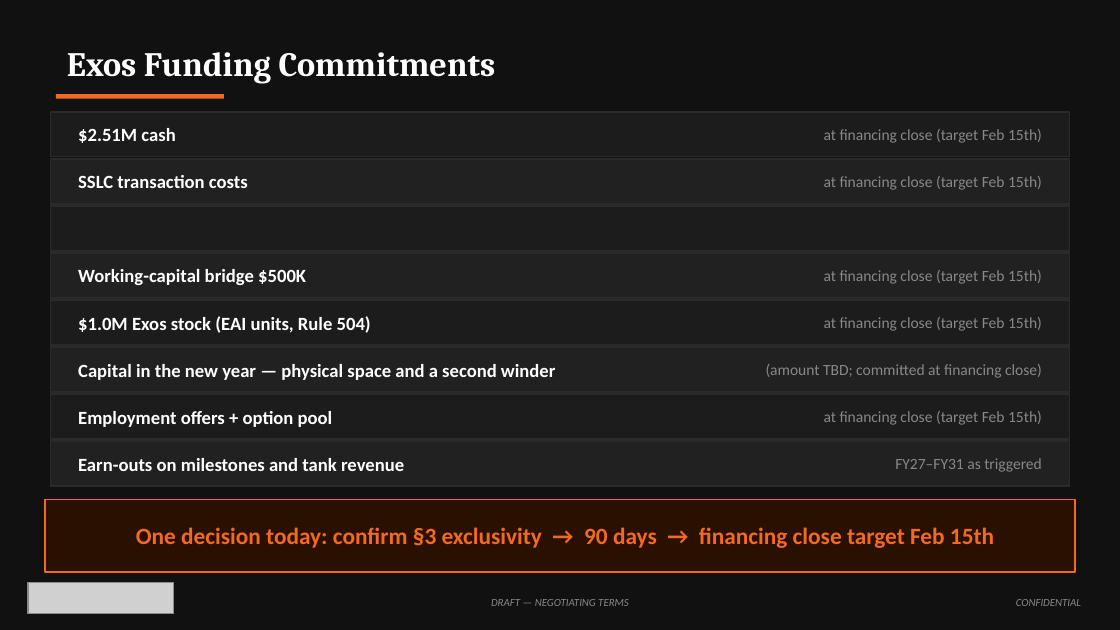
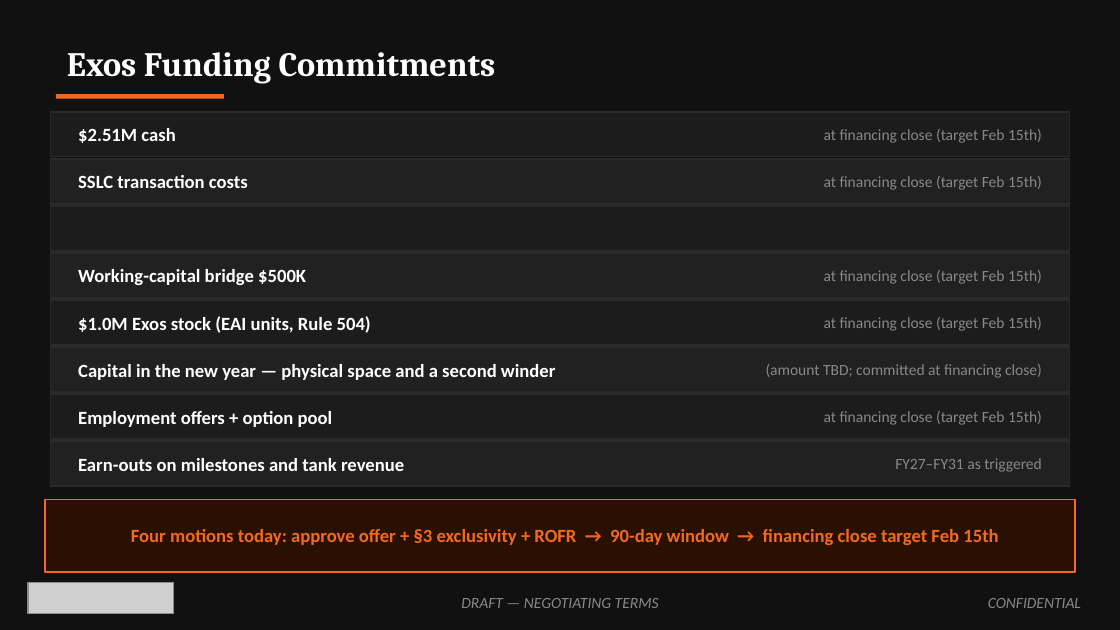
Before and after one commit to ExosAerospace/workspace, a slide deck: slide 10 of drafts/Exos_SSLC_Board_Offer_Overview_2026-10-10_r2.pptx. Drawn at 1120x630 pixels with LibreOffice and Linux fonts; fonts in the diff are those of the drawing; grey boxes stand for pictures. Boxes give left, top, right and bottom in pixels: in the first picture for what was removed or moved away, otherwise in the second. Text is boxed around its words. In the diff, an @@ line names an element or a change of style, - is before the commit and + after.

```diff
--- a/drafts/Exos_SSLC_Board_Offer_Overview_2026-10-10_r2.pptx
+++ b/drafts/Exos_SSLC_Board_Offer_Overview_2026-10-10_r2.pptx
@@ text at (131, 529, 998, 545): text changed; size 15 to 12 pt @@
-One decision today: confirm §3 exclusivity → 90 days → financing close target Feb 15th
+Four motions today: approve offer + §3 exclusivity + ROFR → 90-day window → financing close target Feb 15th
@@ text "DRAFT — NEGOTIATING TERMS" at (461, 598, 659, 608): size 7 to 10 pt @@
@@ text "CONFIDENTIAL" at (988, 598, 1081, 608): size 7 to 10 pt @@
```
Also in this commit, not shown: 11 other slides changed, 2 other files.
